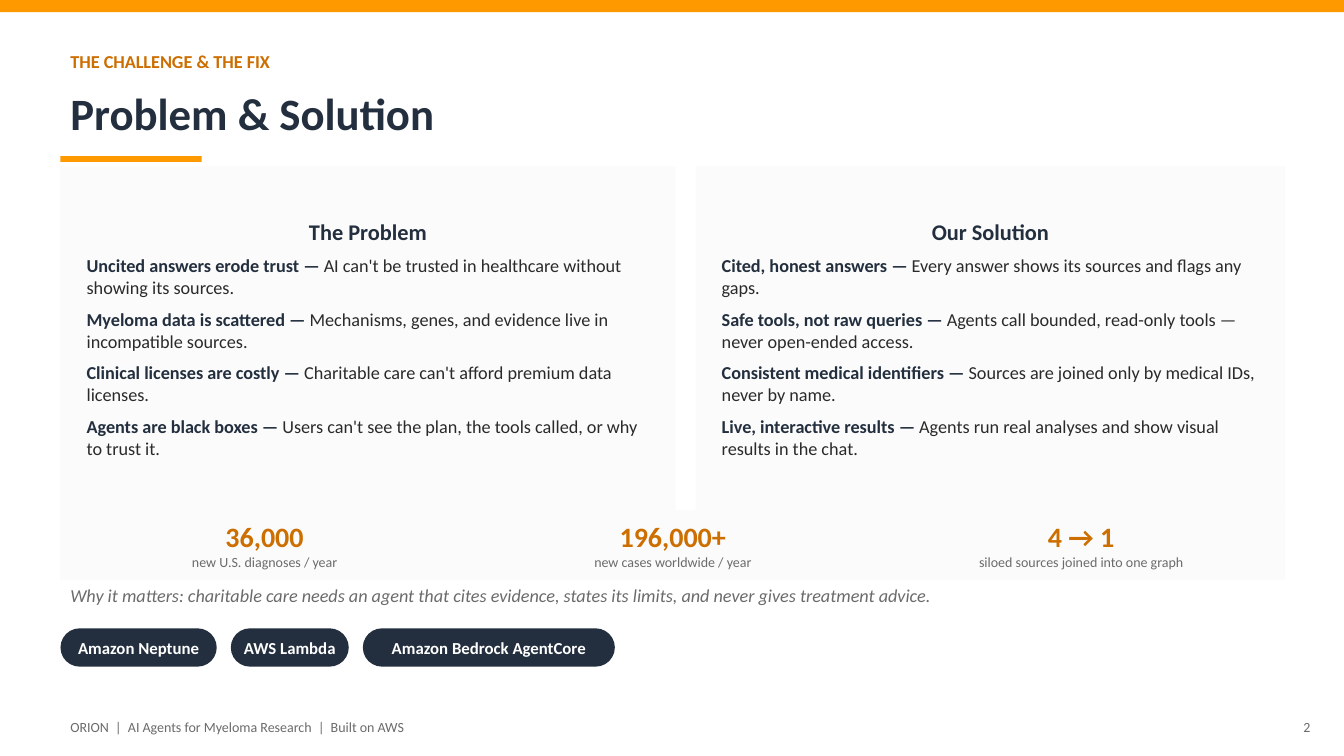
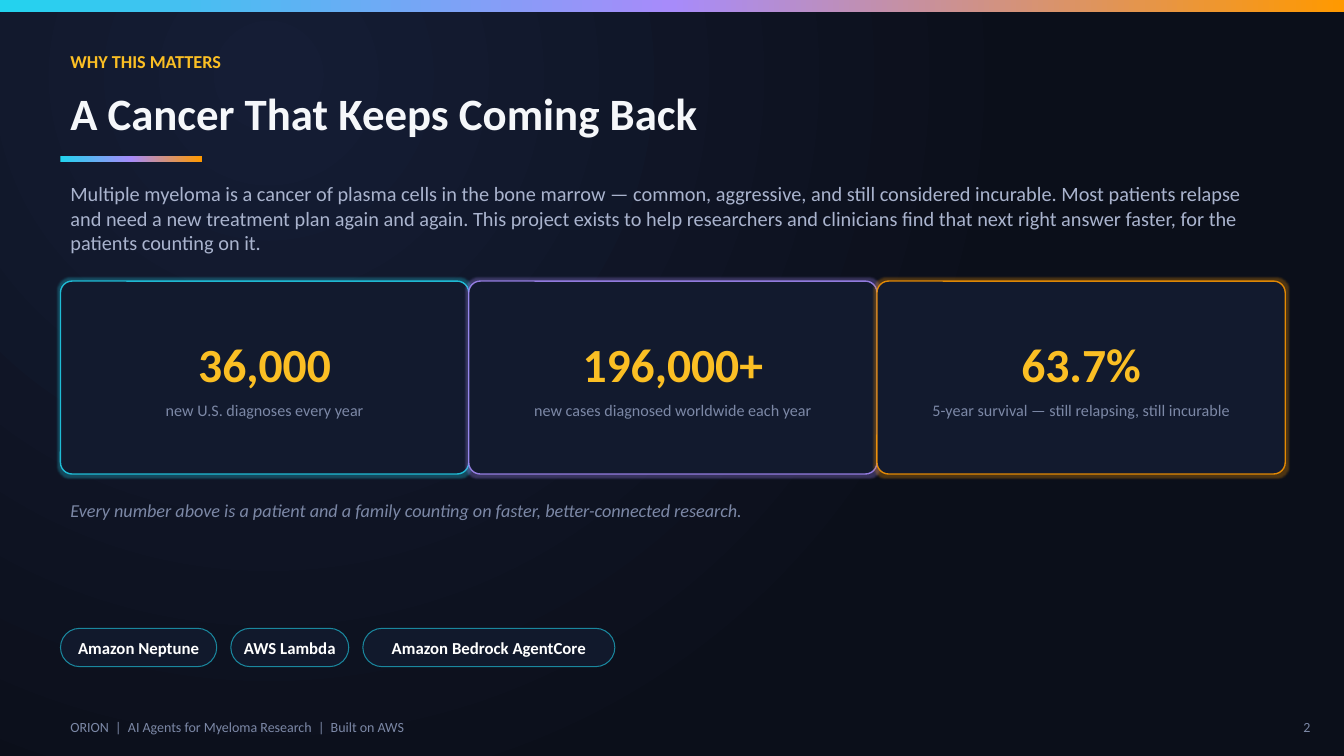
Before and after one commit to lhnminh/MMRF-KnowledgeGraph, a slide deck: slide 2 of ORION_Hackathon_Pitch.pptx. Drawn at 1344x756 pixels with LibreOffice and Linux fonts; fonts in the diff are those of the drawing. Boxes give left, top, right and bottom in pixels: in the first picture for what was removed or moved away, otherwise in the second. Text is boxed around its words. In the diff, an @@ line names an element or a change of style, - is before the commit and + after.

```diff
--- a/ORION_Hackathon_Pitch.pptx
+++ b/ORION_Hackathon_Pitch.pptx
@@ rectangle at bbox=[0, 0, 1344, 12]: fill #FF9900 to gradient #22D3EE to #A78BFA to #FF9900 @@
@@ rectangle added at bbox=[0, 0, 1344, 756], fill gradient #151D35 to #0B0F1A @@
@@ text at bbox=[70, 56, 221, 68]: text changed; text colour #CC6E00 to #FBBF24 @@
-THE CHALLENGE & THE FIX
+WHY THIS MATTERS
@@ text at bbox=[70, 98, 697, 138]: text changed; text colour #232F3E to #F5F7FA @@
-Problem & Solution
+A Cancer That Keeps Coming Back
@@ rectangle at bbox=[60, 156, 202, 162]: fill #FF9900 to gradient #22D3EE to #A78BFA to #FF9900 @@
@@ text "Multiple myeloma is a cancer ..." at bbox=[70, 187, 1240, 254]: vertical alignment middle to top @@
@@ text at bbox=[70, 187, 1240, 254]: text changed; size 13 to 14.5 pt; text colour #2A2A2A to #AAB4CE @@
-The Problem
-Uncited answers erode trust — AI can't be trusted in healthcare without showing its sources.
-Myeloma data is scattered — Mechanisms, genes, and evidence live in incompatible sources.
-Clinical licenses are costly — Charitable care can't afford premium data licenses.
-Agents are black boxes — Users can't see the plan, the tools called, or why to trust it.
+Multiple myeloma is a cancer of plasma cells in the bone marrow — common, aggressive, and still considered incurable. Most patients relapse and need a new treatment plan again and again. This project exists to help researchers and clinicians find that next right answer faster, for the patients counting on it.
@@ text removed at bbox=[722, 224, 1254, 455] @@
-Our Solution
-Cited, honest answers — Every answer shows its sources and flags any gaps.
-Safe tools, not raw queries — Agents call bounded, read-only tools — never open-ended access.
-Consistent medical identifiers — Sources are joined only by medical IDs, never by name.
-Live, interactive results — Agents run real analyses and show visual results in the chat.
@@ rounded rectangle "36,000": place and size @@
-rounded rectangle "36,000" at bbox=[192, 528, 338, 570]
+rounded rectangle "36,000" at bbox=[60, 281, 469, 474]
@@ rounded rectangle "36,000" at bbox=[60, 281, 469, 474]: fill none to #121A2E; outline none to #22D3EE 1 pt @@
@@ rounded rectangle "196,000+": place and size @@
-rounded rectangle "196,000+" at bbox=[594, 528, 752, 569]
+rounded rectangle "196,000+" at bbox=[469, 281, 877, 474]
@@ rounded rectangle "196,000+" at bbox=[469, 281, 877, 474]: fill none to #121A2E; outline none to #A78BFA 1 pt @@
@@ rounded rectangle added at bbox=[877, 281, 1286, 474], fill #121A2E, outline #FF9900 1 pt, 11.5 pt, text #7C88A6 @@
+63.7%
+5-year survival — still relapsing, still incurable
@@ text in rounded rectangle at bbox=[198, 349, 331, 389]: size 20 to 34 pt, text colour #CC6E00 to #FBBF24 in "36,000" @@
@@ text in rounded rectangle at bbox=[583, 349, 763, 389]: size 20 to 34 pt, text colour #CC6E00 to #FBBF24 in "196,000+" @@
@@ text in rounded rectangle at bbox=[166, 405, 363, 419]: text changed; size 10 to 11.5 pt; text colour #6B6B6B to #7C88A6 @@
-new U.S. diagnoses / year
+new U.S. diagnoses every year
@@ text in rounded rectangle at bbox=[534, 405, 811, 419]: text changed; size 10 to 11.5 pt; text colour #6B6B6B to #7C88A6 @@
-new cases worldwide / year
+new cases diagnosed worldwide each year
@@ text added at bbox=[70, 504, 742, 520], 13 pt, text #7C88A6, italic @@
+Every number above is a patient and a family counting on faster, better-connected research.
@@ rectangle removed at bbox=[60, 510, 1286, 580] @@
@@ text removed at bbox=[979, 528, 1184, 570] @@
-4 → 1
-siloed sources joined into one graph
@@ text removed at bbox=[70, 589, 931, 605] @@
-Why it matters: charitable care needs an agent that cites evidence, states its limits, and never gives treatment advice.
@@ fill #232F3E to #121A2E at 90% opacity; outline none to #22D3EE 0.75 pt in 3 elements at bbox=[60, 628, 217, 666], bbox=[231, 628, 349, 666], bbox=[363, 628, 615, 666] @@
@@ text "ORION | AI Agents for ..." at bbox=[70, 722, 404, 735]: text colour #6B6B6B to #7C88A6 @@
@@ text "2" at bbox=[1303, 723, 1310, 732]: text colour #6B6B6B to #7C88A6 @@
```
Also in this commit, not shown: 13 other slides changed, 1 slide added, 1 other file.
